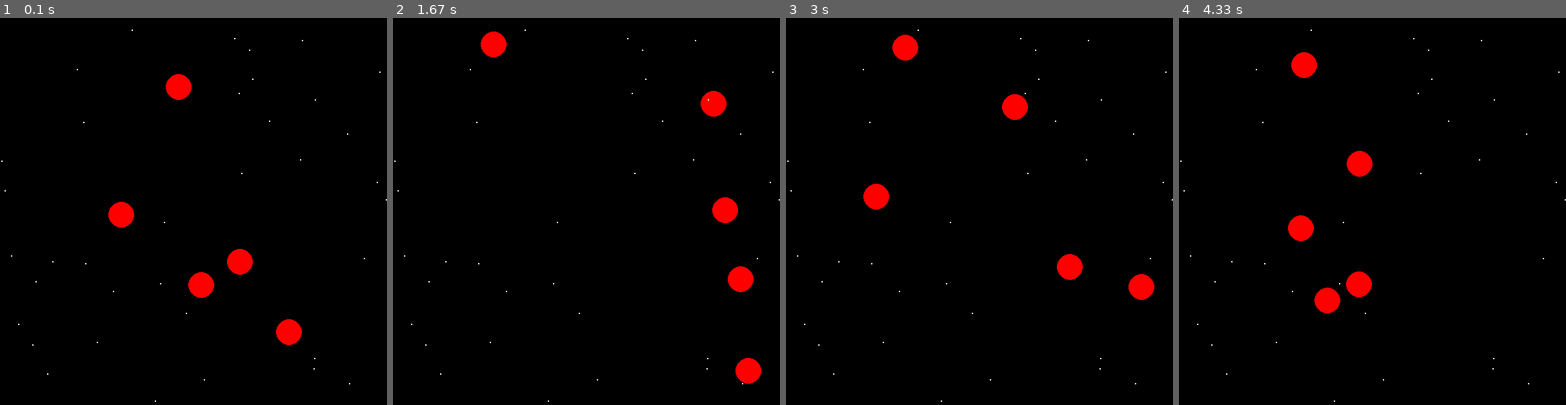
Above: before the commit, frames 1-4 (left to right).
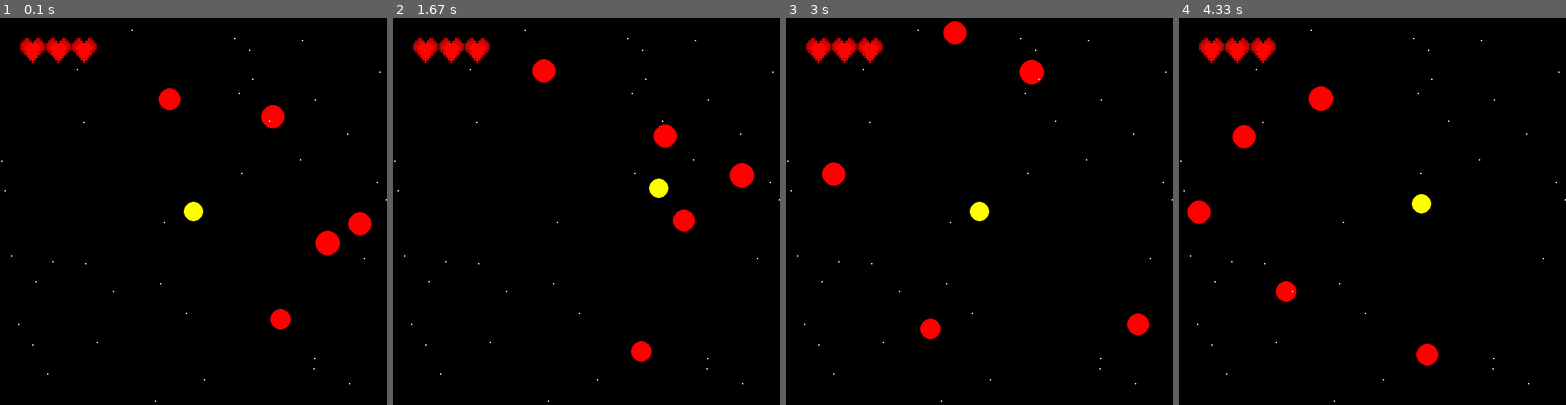
Above: after the commit, the same moments.

Repository: ppkh/GA_pygame_project
Game: pygame game, started from main.py
Same seed, same stepped clock (60 frames per second), same inputs: the game is played once before the commit and once after it.
Inputs:
- Up to frame 1 (0.1 s): no input
- Up to frame 2 (1.67 s): hold Right 0.33-0.8 s; hold Up 0.83-1.13 s; hold Right 1.17-1.63 s
- Up to frame 3 (3 s): hold Left 1.67-2.2 s; hold Down 2.23-2.53 s; hold Left 2.57-2.97 s
- Up to frame 4 (4.33 s): hold Up 3-3.37 s; hold Right 3.4-4.03 s; hold Down from 4.07 s (still down)

The runs differ from the first frame. In frame 1, 3.8% of the frame differs, in the area x 5-96%, y 5-85%; in frame 2, 4.0%; in frame 3, 4.0%, in the area x 5-96%, y 0-83%; in frame 4, 4.0%.

Commit message:
healthbar, movement

Diff:
--- a/main.py
+++ b/main.py
@@ -4,6 +4,7 @@
 import os
 import sys
 
+lifes = 3
 all_sprites = pygame.sprite.Group()
 main_character = pygame.sprite.Group()
 enemy_circles = pygame.sprite.Group()
@@ -16,6 +17,15 @@
           'green', 'blue', 'yellow', 'purple', 'black', 'orange', 'cyan', 'brown']
 
 
+def load_image(name):
+    fullname = os.path.join('sprites', name)
+    if not os.path.isfile(fullname):
+        print(f"Файл с изображением '{fullname}' не найден")
+        sys.exit()
+    image = pygame.image.load(fullname)
+    return image
+
+
 class Ball(pygame.sprite.Sprite):
     def __init__(self, radius, x, y):
         super().__init__(all_sprites)
@@ -32,16 +42,15 @@
         self.add(enemy_circles)
         pygame.draw.circle(self.image, pygame.Color('red'),
                            (radius, radius), radius)
-        self.vx = random.randint(-2, 2)
+        self.vx = random.randint(-1, 1)
         while self.vx == 0:
-            self.vx = random.randint(-2, 2)
-
-        self.vy = random.randint(-2, 2)
+            self.vx = random.randint(-1, 1)
+
+        self.vy = random.randint(-1, 1)
         while self.vy == 0:
-            self.vy = random.randint(-2, 2)
+            self.vy = random.randint(-1, 1)
 
     def update(self):
-        # self.rect = self.rect.move(self.vx, self.vy)
 
         if pygame.sprite.spritecollideany(self, horizontal_borders):
             self.vy = -self.vy
@@ -57,9 +66,6 @@
                 i.vx, i.vy, self.vx, self.vy = self.vx, self.vy, i.vx, i.vy
         curcircle.empty()
         circles.add(self)
-        # if self.rect.x >= width or self.rect.y >= height or self.rect.x <= 0 or self.rect.y <= 0:
-        #    self.rect = pygame.Rect(random.randint(30, width - 30), random.randint(30, width - 30), 2 * self.radius,
-        #                            2 * self.radius)
         if self.rect.x <= 0:
             self.rect.x = 50
         if self.rect.y <= 0:
@@ -77,6 +83,62 @@
         pygame.draw.circle(self.image, pygame.Color('white'),
                            (self.radius, self.radius), self.radius)
         self.rect = pygame.Rect(random.randint(0, width), random.randint(0, height), 1, 1)
+
+
+class Main_char(Ball):
+    def __init__(self):
+        super().__init__(15, width // 2 - 15, height // 2 - 15)
+        self.add(main_character)
+        pygame.draw.circle(self.image, pygame.Color('yellow'),
+                           (self.radius, self.radius), self.radius)
+        self.vx = 1
+        self.vy = 1
+
+        self.last_touch = pygame.time.get_ticks()
+
+    def update(self):
+        if pygame.sprite.spritecollideany(self, enemy_circles) and (
+                pygame.time.get_ticks() - self.last_touch) / 1000 >= 2.5:
+            global lifes
+            lifes -= 1
+            self.last_touch = pygame.time.get_ticks()
+
+    def up(self):
+        self.rect = self.rect.move(0, -self.vy)
+        if pygame.sprite.spritecollideany(self, horizontal_borders):
+            self.rect = self.rect.move(0, self.vy)
+
+    def down(self):
+        self.rect = self.rect.move(0, self.vy)
+        if pygame.sprite.spritecollideany(self, horizontal_borders):
+            self.rect = self.rect.move(0, -self.vy)
+
+    def left(self):
+        self.rect = self.rect.move(-self.vx, 0)
+        if pygame.sprite.spritecollideany(self, vertical_borders):
+            self.rect = self.rect.move(self.vx, 0)
+
+    def right(self):
+        self.rect = self.rect.move(self.vx, 0)
+        if pygame.sprite.spritecollideany(self, vertical_borders):
+            self.rect = self.rect.move(-self.vx, 0)
+
+
+class Healthbar():
+    def __init__(self):
+        self.image = load_image('Heart.png').convert_alpha()
+        # if height * width <= 921600:
+        #self.image = pygame.transform.scale(self.image, (width // 15, height // 15))
+
+    def update(self):
+        global lifes
+        if height * width <= 921600:
+            self.image = pygame.transform.scale(self.image, (width // 15, height// 15))
+            for i in range(lifes):
+                screen.blit(self.image, (width // 20 + (i * width // 15), height // 20))
+        else:
+            for i in range(lifes):
+                screen.blit(self.image, (width // 20 + (i * width // 35), height // 20))
 
 
 class Border(pygame.sprite.Sprite):
@@ -112,9 +174,12 @@
     Enemy_balls = []
     Stars_arr = []
     for i in range(width * height // 72000):
-        Enemy_balls.append(Enemy(20, random.randint(50, width - 50), random.randint(50, height - 50)))
+        Enemy_balls.append(
+            Enemy(random.randint(15, 20), random.randint(50, width - 50), random.randint(50, height - 50)))
     for i in range(width * height // 10000):
         Stars(random.randint(50, width - 50), random.randint(50, height - 50))
+    main_char = Main_char()
+    healthbar = Healthbar()
     running = True
     while running:
         screen.fill('black')
@@ -123,9 +188,12 @@
                 running = False
             if event.type == pygame.VIDEORESIZE:
                 screen = pygame.display.set_mode((event.w, event.h), pygame.RESIZABLE)
-
                 width, height = event.w, event.h
                 Enemy_balls.clear()
+                main_char.kill()
+                main_character.empty()
+                main_char = Main_char()
+
                 for i in enemy_circles:
                     i.kill()
                 for i in stars:
@@ -133,7 +201,8 @@
                 enemy_circles.empty()
                 stars.empty()
                 for i in range(width * height // 72000):
-                    Enemy_balls.append(Enemy(20, random.randint(0, width), random.randint(0, height)))
+                    Enemy_balls.append(
+                        Enemy(random.randint(15, 20), random.randint(0, width), random.randint(0, height)))
 
                 for i in range(width * height // 10000):
                     Stars(random.randint(0, width), random.randint(0, height))
@@ -143,11 +212,19 @@
                 Border(5, height - 5, width - 5, height - 5)
                 Border(5, 5, 5, height - 5)
                 Border(width - 5, 5, width - 5, height - 5)
-
-        # for i in range(width * height // 70000):
-        #    star = pygame.draw.rect(screen, 'white', (random.random() * width, random.random() * height, 1, 1))
+        keys = pygame.key.get_pressed()
+        if keys[pygame.K_LEFT]:
+            main_char.left()
+        elif keys[pygame.K_RIGHT]:
+            main_char.right()
+        if keys[pygame.K_UP]:
+            main_char.up()
+        elif keys[pygame.K_DOWN]:
+            main_char.down()
+
+        healthbar.update()
         all_sprites.draw(screen)
         all_sprites.update()
         pygame.display.flip()
-        clock.tick(120)
+        clock.tick(300)
     pygame.quit()
Binary file added: sprites/Heart.png
